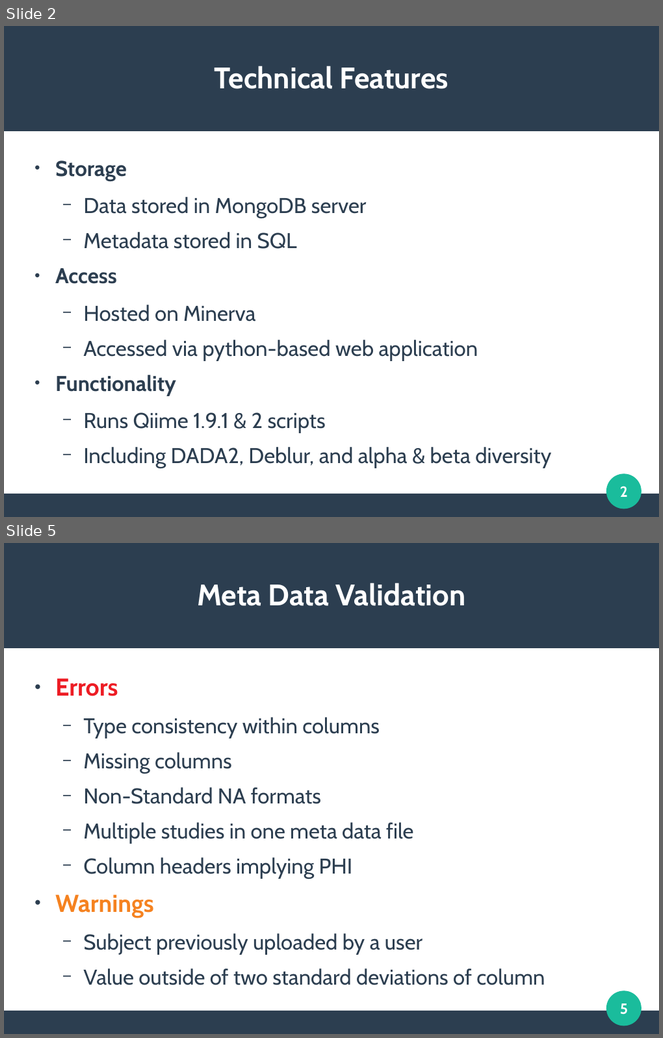
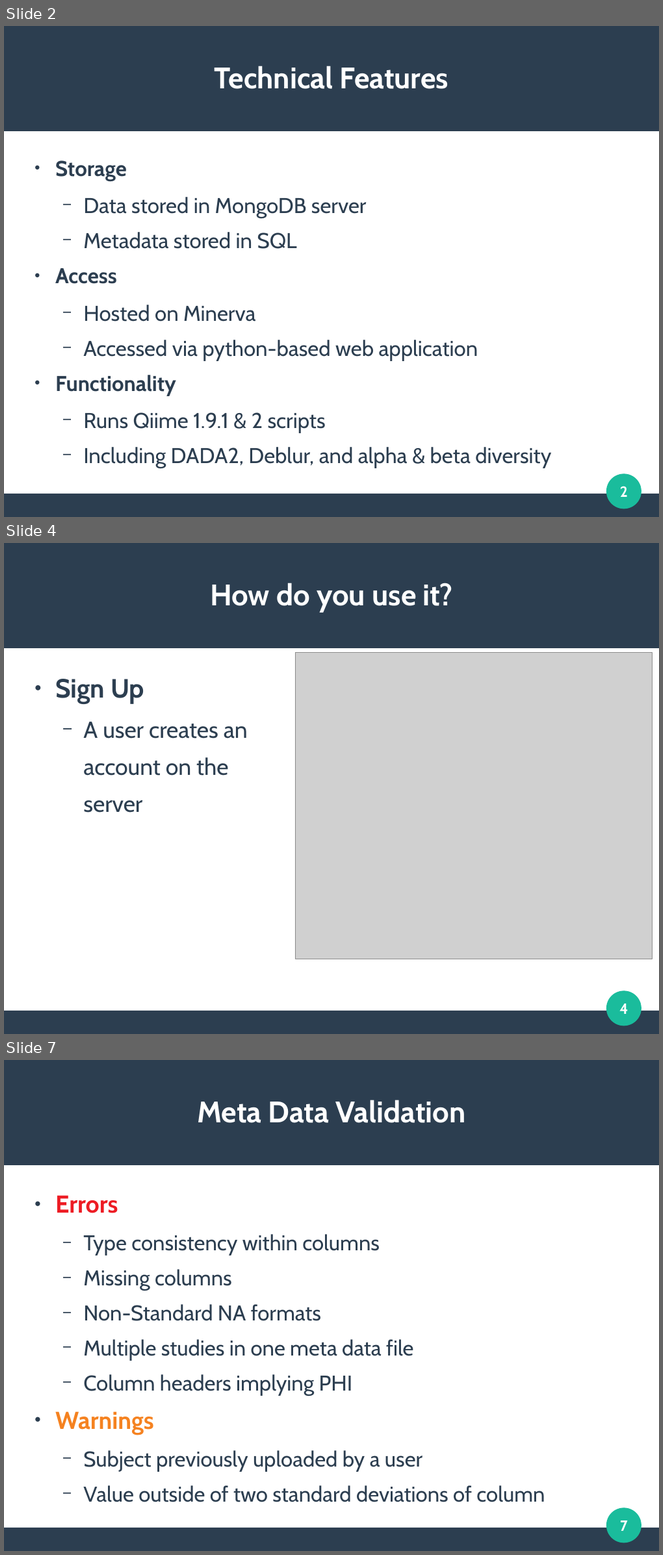
Before and after one commit to clemente-lab/mmeds-meta, a slide deck: sql/mmeds.odp. Shown one above the other, each under a label of ours: slides 2 and 5 before the commit, slides 2, 4 and 7 after it; the slides between them are not shown. The pictures are 663x1038 and 663x1555 pixels, drawn with LibreOffice and Linux fonts; fonts in the diff are those of the drawing; grey boxes stand for pictures. Boxes give left, top, right and bottom in pixels: in the first picture for what was removed or moved away, otherwise in the second. Text is boxed around its words. In the diff, an @@ line names an element or a change of style, - is before the commit and + after.

```diff
--- a/sql/mmeds.odp
+++ b/sql/mmeds.odp
@@ slide 4 added at [4,543,659,1034], background #FFFFFF; not listed: 3 template elements that a slide beside it also shows @@
@@ title added at [210,583,453,613], 36 pt, text #FFFFFF, bold @@
+How do you use it?
@@ picture added at [295,652,652,959] @@
@@ text added at [55,679,248,813], 28 pt, text #2C3E50 @@
+● Sign Up
+  − A user creates an
+  account on the
+  server
@@ page number added at [620,1004,628,1014], 18 pt, text #FFFFFF, bold @@
+4
@@ what was slide 5 is now slide 7 @@
@@ page number at [620,1521,628,1531]: text changed @@
-5
+7
```
Also in this commit, not shown: 3 slides changed, 5 other slides added, 5 other files.
